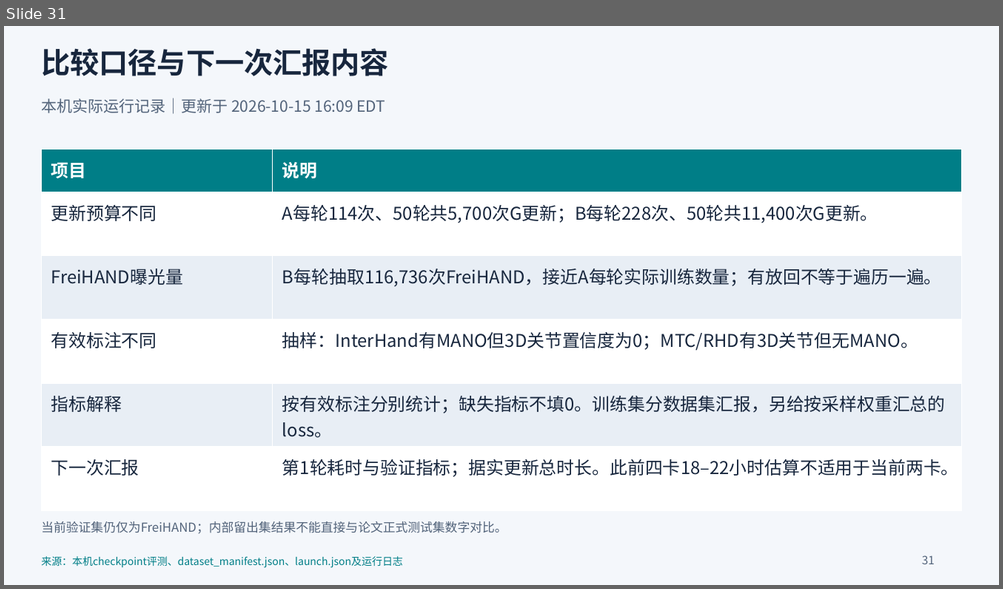
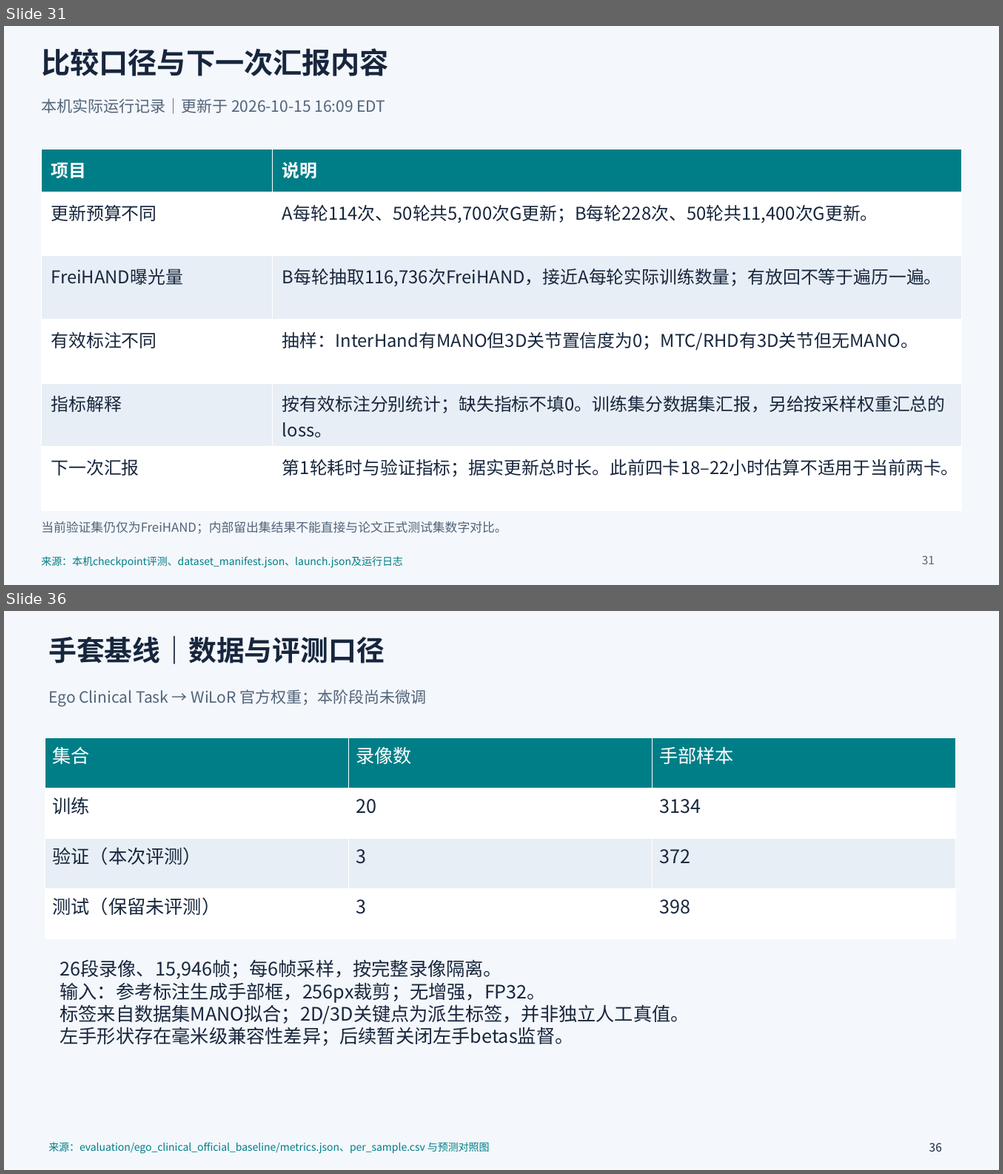
Before and after one commit to choppa129/WiLoR, a slide deck: reports/wilor_training_reproduction_summary/WiLoR_论文代码差异与本机训练复盘.pptx. Shown one above the other, each under a label of ours: slide 31 before the commit, slides 31 and 36 after it; the slides between them are not shown. The pictures are 1003x589 and 1003x1174 pixels, drawn with LibreOffice and Linux fonts; fonts in the diff are those of the drawing. Boxes give left, top, right and bottom in pixels: in the first picture for what was removed or moved away, otherwise in the second. Text is boxed around its words. In the diff, an @@ line names an element or a change of style, - is before the commit and + after.

Commit message:
docs: add glove baseline summary metrics and presentation

```diff
--- a/reports/wilor_training_reproduction_summary/WiLoR_论文代码差异与本机训练复盘.pptx
+++ b/reports/wilor_training_reproduction_summary/WiLoR_论文代码差异与本机训练复盘.pptx
@@ slide 36 added at <box>4,611,999,1170</box>, background #F4F7FB @@
@@ text added at <box>48,635,384,664</box>, 27 pt, text #17263D, bold @@
+手套基线｜数据与评测口径
@@ text added at <box>48,689,427,706</box>, 15 pt, text #52637A @@
+Ego Clinical Task → WiLoR 官方权重；本阶段尚未微调
@@ table added at <box>45,738,956,940</box>, 4 rows, 3 columns @@
+集合 | 录像数 | 手部样本
+训练 | 20 | 3134
+验证（本次评测） | 3 | 372
+测试（保留未评测） | 3 | 398
@@ text added at <box>60,960,688,1046</box>, 18 pt, text #17263D @@
+26段录像、15,946帧；每6帧采样，按完整录像隔离。
+输入：参考标注生成手部框，256px裁剪；无增强，FP32。
+标签来自数据集MANO拟合；2D/3D关键点为派生标签，并非独立人工真值。
+左手形状存在毫米级兼容性差异；后续暂关闭左手betas监督。
@@ text added at <box>48,1142,489,1154</box>, 10 pt, text #007E87 @@
+来源：evaluation/ego_clinical_official_baseline/metrics.json、per_sample.csv 与预测对照图
@@ text added at <box>929,1143,942,1152</box>, 11 pt, text #17263D @@
+36
```
Also in this commit, not shown: 7 other slides added, 2 other files.
